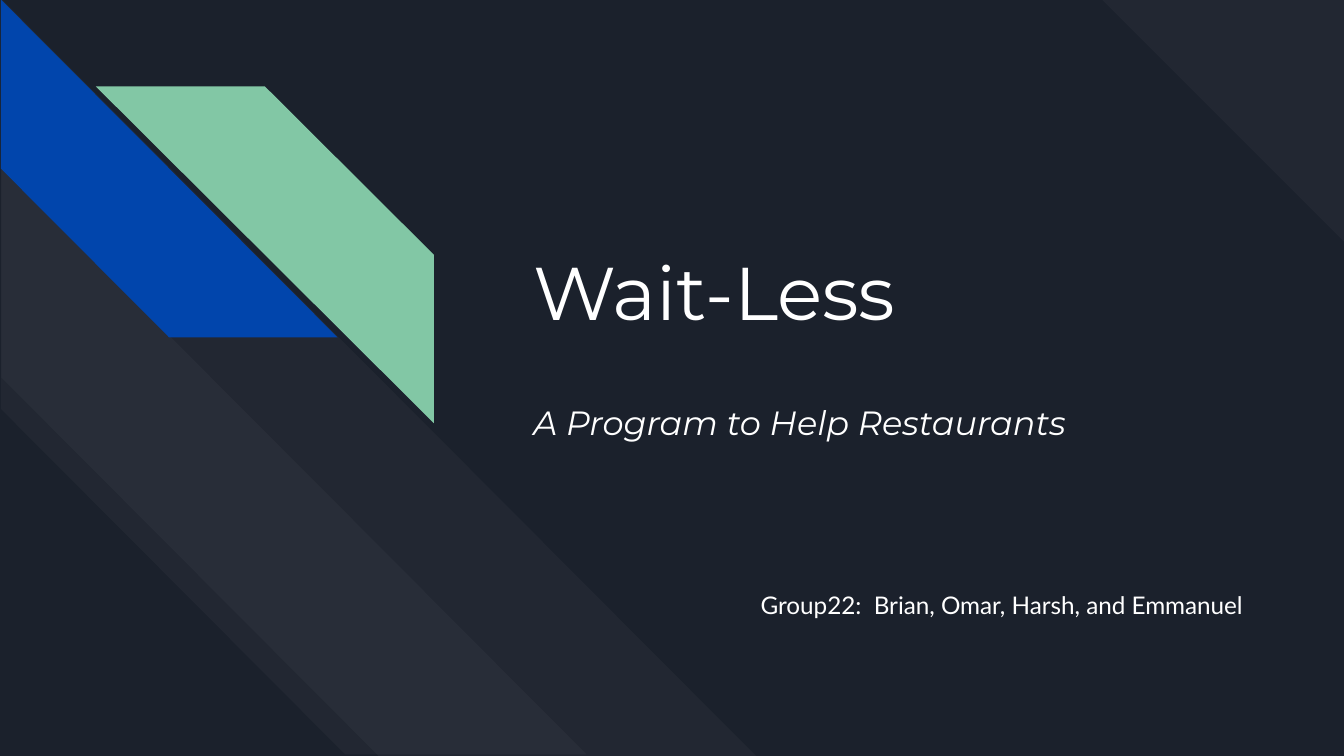
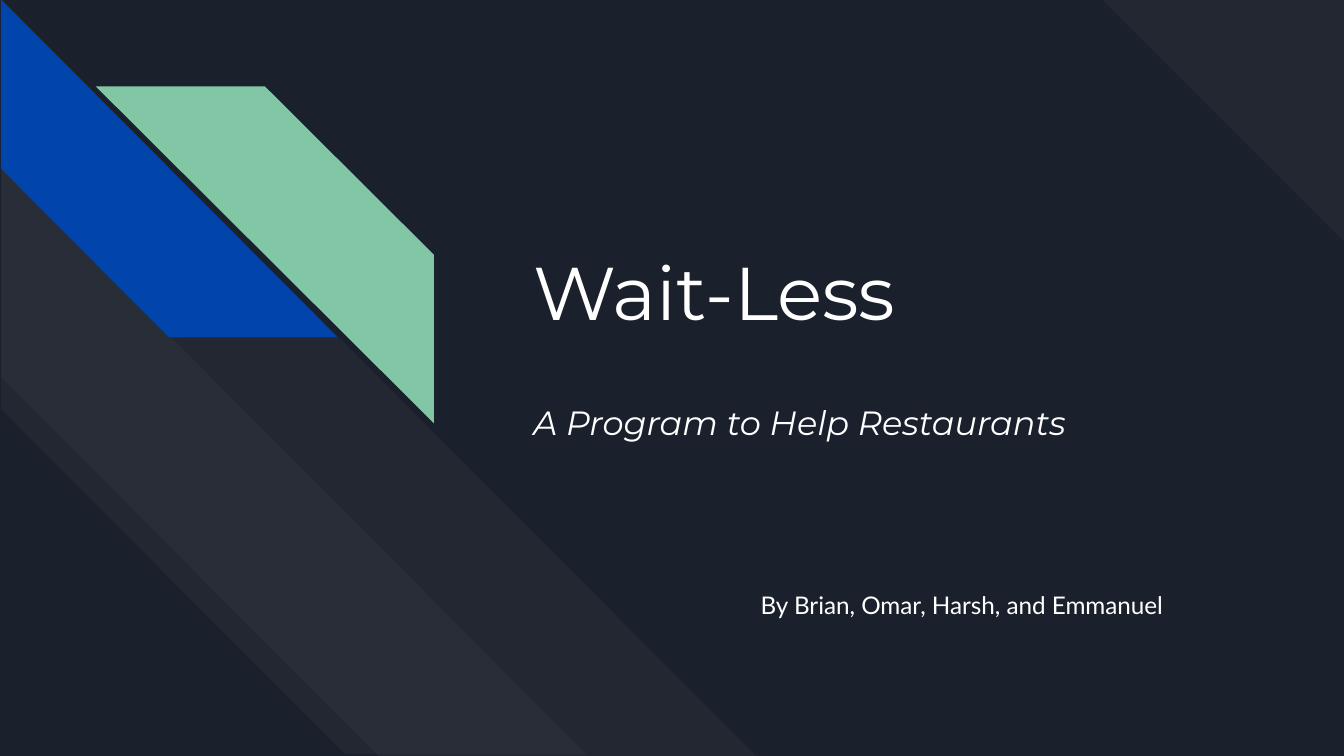
Before and after one commit to bggolden11/Wait-Less, a slide deck: slide 1 of Code/Wait-Less Presentation.pptx. Drawn at 1344x756 pixels with LibreOffice and Linux fonts; fonts in the diff are those of the drawing. Boxes give left, top, right and bottom in pixels: in the first picture for what was removed or moved away, otherwise in the second. Text is boxed around its words. In the diff, an @@ line names an element or a change of style, - is before the commit and + after.

```diff
--- a/Code/Wait-Less Presentation.pptx
+++ b/Code/Wait-Less Presentation.pptx
@@ subtitle at box(761, 596, 1163, 618): text changed @@
-Group22: Brian, Omar, Harsh, and Emmanuel
+By Brian, Omar, Harsh, and Emmanuel
```
Also in this commit, not shown: 2 other slides changed, 1 slide removed, 2 other files.
